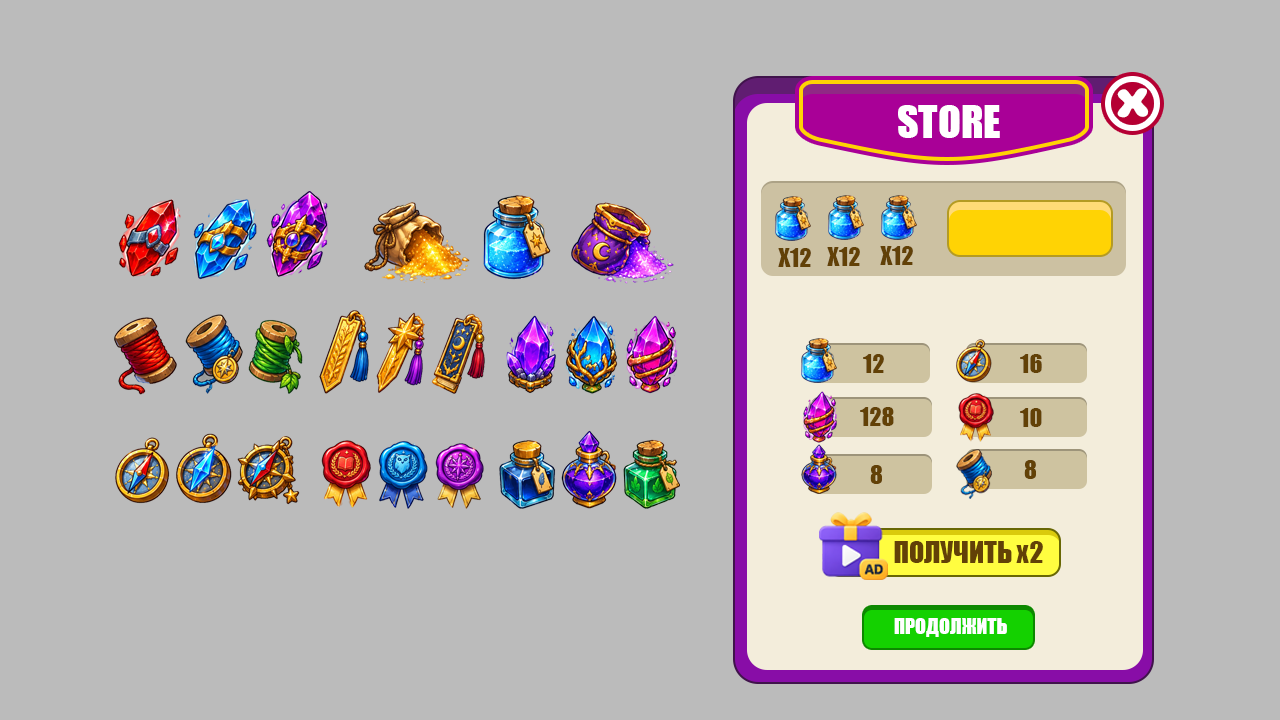
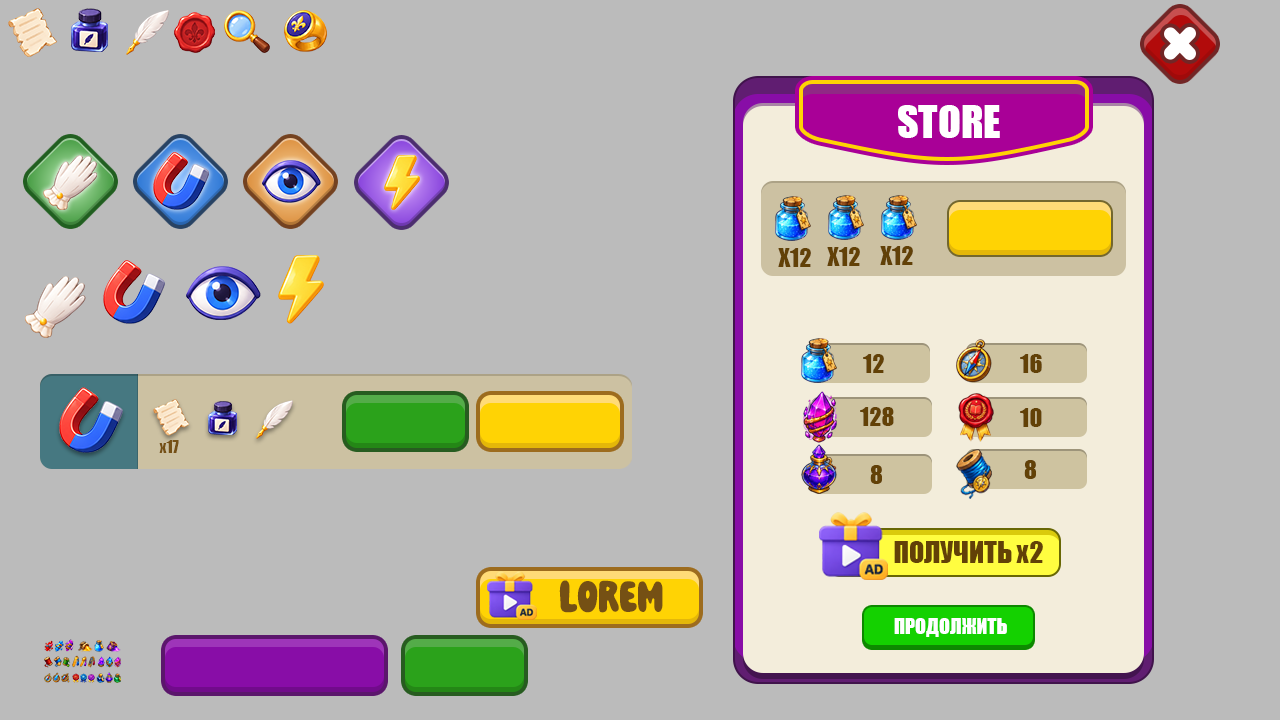
Comparing the layer stacks of the two 1280px x 720px images. Changes:
added layer "Rectangle 7 copy 4" above "Rectangle 7 copy 3" over [346, 395, 465, 448]
added layer "Rectangle 7 copy 3" above "Rectangle 7 copy 2" over [405, 639, 524, 692]
added layer "Rectangle 7 copy 2" above "Lorem ipsum dolor sit amet, consectetur adipiscing elit, sed do" over [165, 639, 384, 692]
added layer "Lorem ipsum dolor sit amet, consectetur adipiscing elit, sed do" above "Rectangle 7 copy 5" over [559, 580, 663, 613]
added layer "Rectangle 7 copy 5" above "Rectangle 7 copy" over [480, 395, 620, 448]
added layer "Rectangle 7 copy" above "modals" over [480, 571, 699, 624]
hid "Ellipse 1" over [1105, 76, 1160, 131]
painted on "Rectangle 2" over [743, 103, 1144, 673]
painted on "Layer 2" over [44, 191, 680, 683]
added group "bossters" with 7 layers above "Rectangle 8 copy 2" over [43, 138, 445, 226]
added layer "Rectangle 8 copy 3" in group "bossters" over [358, 139, 445, 226]
added layer "Rectangle 8" in group "bossters" over [247, 138, 334, 225]
added layer "magn copy" in group "bossters" over [153, 152, 209, 210]
added layer "Rectangle 8 copy" in group "bossters" over [137, 138, 224, 225]
added layer "hand copy" in group "bossters" over [43, 155, 97, 210]
added layer "Rectangle 8 copy 2" above "magn copy 2" over [27, 138, 114, 225]
added layer "magn copy 2" above "magn" over [59, 387, 123, 453]
added layer "magn" above "ye" over [103, 260, 165, 324]
added layer "ye" above "zip" over [186, 266, 261, 320]
added layer "zip" above "hand" over [278, 255, 324, 324]
added layer "hand" above "Rectangle 9 copy" over [25, 276, 86, 338]
added layer "Rectangle 9" above "Layer 10" over [1144, 8, 1216, 80]
added layer "Layer 10" above "x17" over [40, 374, 138, 469]
added layer "Rectangle 6 copy" above "Layer 11" over [40, 374, 632, 469]
…and 15 more changes (14 added, 1 visibility)
